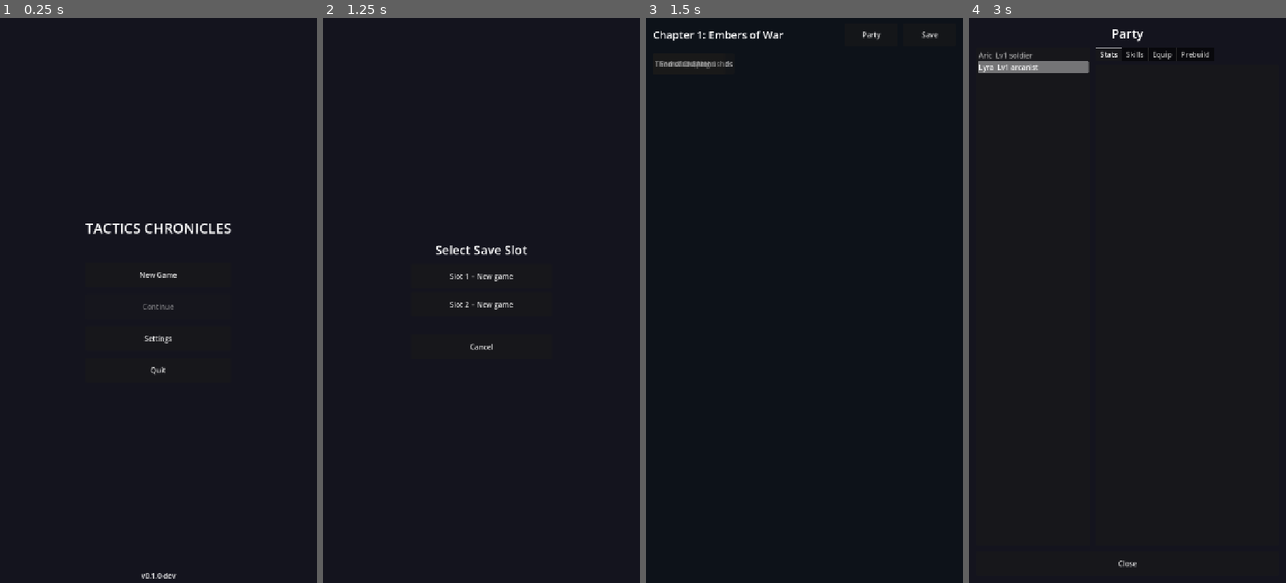
Above: before the commit, frames 1-4 (left to right).
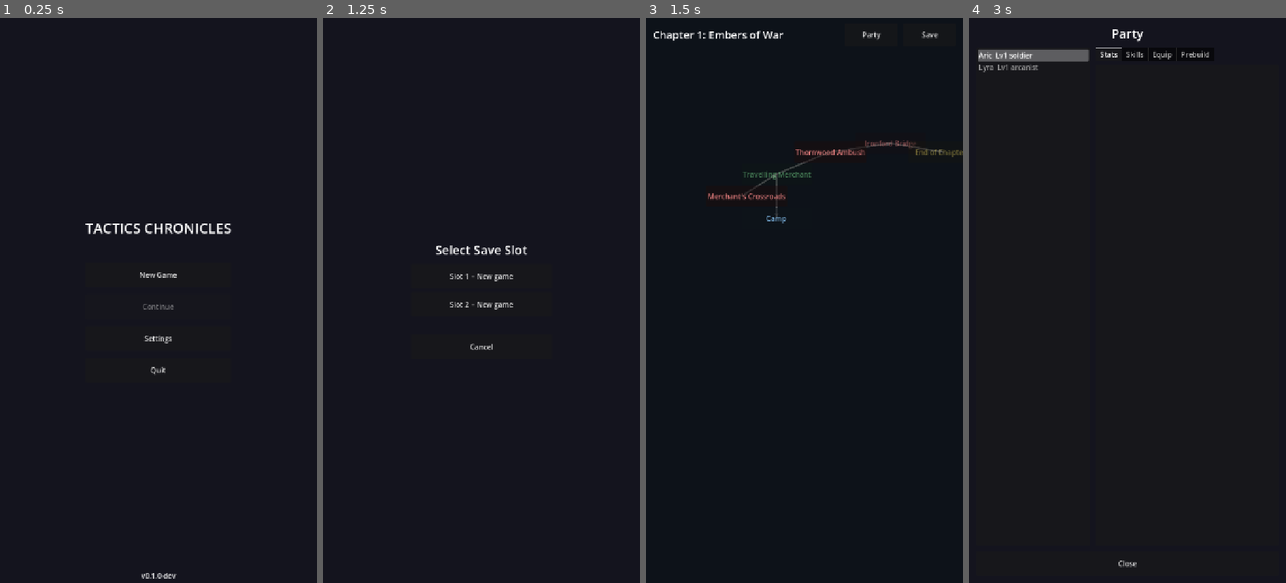
Above: after the commit, the same moments.

Repository: GetFunctMaddMatt/Claude
Game: Godot game, scene res://scenes/MainMenu.tscn
Same seed, same stepped clock (60 frames per second), same inputs: the game is played once before the commit and once after it.
Inputs:
- Up to frame 1 (0.25 s): no input
- Up to frame 2 (1.25 s): click "New Game" at 0.5 s
- Up to frame 3 (1.5 s): click "New Game" at 1.25 s
- Up to frame 4 (3 s): click "Party" at 2 s; click "Merchant's Crossroads" at 2.75 s

Frames 1-2 are identical in both runs. In frame 3, 1.2% of the frame differs, in the area x 2-100%, y 7-37%; in frame 4, 1.4%, in the area x 2-38%, y 5-10%.
Error in both runs: Trying to assign a non-object value to a variable of type 'Unit.gd'. (res://scripts/ui/PartyScreen.gd:52)

Commit message:
fix(overworld): position node map buttons from map_pos, draw edges
Buttons were all stacking at (0,0) because _create_map_node never
read the map_pos field from campaign.json. Fixes:

- Read node_def["map_pos"] and set btn.position so each node lands
  at its authored screen coordinate.
- Add MapEdgeDrawer (new Control/script, rendered behind buttons)
  that draws directional arrows between connected nodes; completed
  edges render in green, locked ones in grey.
- Color-code buttons by type: battle=red, shop=green, camp=blue,
  story=gold; completed nodes are darkened.

https://claude.ai/code/session_0114YNvNtyu3wud3TocobKKq

Diff:
--- /dev/null
+++ b/tactics_chronicles/scripts/overworld/MapEdgeDrawer.gd
@@ -0,0 +1,23 @@
+extends Control
+## Draws connection lines between campaign nodes on the overworld map.
+## Added as a child of NodeMap by Overworld._build_node_map() so it renders
+## behind the buttons. Call setup() to supply edge data, then queue_redraw().
+
+var _edges: Array = []  # Array of {from: Vector2, to: Vector2, complete: bool}
+
+func setup(edge_list: Array) -> void:
+	_edges = edge_list
+	queue_redraw()
+
+func _draw() -> void:
+	for edge in _edges:
+		var color = Color(0.3, 0.8, 0.3, 0.75) if edge.get("complete", false) \
+				else Color(0.55, 0.55, 0.55, 0.55)
+		draw_line(edge["from"], edge["to"], color, 2.5, true)
+		# Arrow head -- small filled triangle at the destination end
+		var dir   = (edge["to"] - edge["from"]).normalized()
+		var perp  = Vector2(-dir.y, dir.x)
+		var tip   = edge["to"]
+		var left  = tip - dir * 10.0 + perp * 5.0
+		var right = tip - dir * 10.0 - perp * 5.0
+		draw_colored_polygon(PackedVector2Array([tip, left, right]), color)
--- a/tactics_chronicles/scripts/overworld/Overworld.gd
+++ b/tactics_chronicles/scripts/overworld/Overworld.gd
@@ -2,8 +2,9 @@
 ## Overworld map screen: chapters as node graphs.
 ## Player taps a node to advance (battle, shop, camp, story).
 
-const PARTY_SCREEN_SCENE = preload("res://scenes/PartyScreen.tscn")
-const SHOP_SCREEN_SCENE  = preload("res://scenes/ShopScreen.tscn")
+const PARTY_SCREEN_SCENE  = preload("res://scenes/PartyScreen.tscn")
+const SHOP_SCREEN_SCENE   = preload("res://scenes/ShopScreen.tscn")
+const MAP_EDGE_DRAWER_SCR = preload("res://scripts/overworld/MapEdgeDrawer.gd")
 
 @onready var node_map:       Control = $UI/Root/NodeMap
 @onready var chapter_label:  Label   = $UI/Root/TopBar/ChapterLabel
@@ -28,19 +29,63 @@
 	EventBus.chapter_started.emit(chapter_id)
 
 func _build_node_map() -> void:
-	# TODO: position node buttons from node_def["map_pos"]; draw edges
 	for child in node_map.get_children():
 		child.queue_free()
-	for node_def in _chapter_data.get("nodes", []):
-		_create_map_node(node_def)
+
+	# Index node defs by id for edge building.
+	var by_id: Dictionary = {}
+	for nd in _chapter_data.get("nodes", []):
+		by_id[nd["id"]] = nd
+
+	# Draw edges first so they sit behind buttons.
+	var btn_size := Vector2(160.0, 48.0)
+	var half     := btn_size * 0.5
+	var edges:   Array = []
+	for nd in _chapter_data.get("nodes", []):
+		var raw_from = nd.get("map_pos", [0, 0])
+		var from_center = Vector2(raw_from[0], raw_from[1]) + half
+		var from_complete = GameState.is_battle_complete(nd.get("map_id", ""))
+		for next_id in nd.get("unlock_next", []):
+			if not by_id.has(next_id): continue
+			var raw_to = by_id[next_id].get("map_pos", [0, 0])
+			var to_center = Vector2(raw_to[0], raw_to[1]) + half
+			edges.append({ "from": from_center, "to": to_center,
+					"complete": from_complete })
+
+	var drawer := Control.new()
+	drawer.set_script(MAP_EDGE_DRAWER_SCR)
+	drawer.set_anchors_and_offsets_preset(Control.PRESET_FULL_RECT)
+	drawer.mouse_filter = Control.MOUSE_FILTER_IGNORE
+	node_map.add_child(drawer)
+	drawer.setup(edges)
+
+	# Add positioned buttons on top.
+	for nd in _chapter_data.get("nodes", []):
+		_create_map_node(nd)
 
 func _create_map_node(node_def: Dictionary) -> void:
-	var btn = Button.new()
+	var btn  := Button.new()
+	var pos  := node_def.get("map_pos", [0, 0])
+	var type := node_def.get("type", "")
+
 	btn.text = node_def.get("label", node_def["id"])
 	btn.custom_minimum_size = Vector2(160, 48)
+	btn.position = Vector2(pos[0], pos[1])
+
+	# Color-code by node type so the player can read the map at a glance.
+	match type:
+		"battle": btn.modulate = Color(1.0, 0.55, 0.55)   # red tint
+		"shop":   btn.modulate = Color(0.55, 1.0, 0.65)   # green tint
+		"camp":   btn.modulate = Color(0.55, 0.80, 1.0)   # blue tint
+		"story":  btn.modulate = Color(1.0, 0.90, 0.40)   # gold tint
+
+	var complete   := GameState.is_battle_complete(node_def.get("map_id", ""))
+	var reachable  := _is_node_reachable(node_def["id"])
+	btn.disabled = complete or not reachable
+	if complete:
+		btn.modulate = btn.modulate.darkened(0.45)
+
 	btn.pressed.connect(_on_node_pressed.bind(node_def["id"]))
-	var complete = GameState.is_battle_complete(node_def.get("map_id", ""))
-	btn.disabled = complete or not _is_node_reachable(node_def["id"])
 	node_map.add_child(btn)
 
 func _is_node_reachable(node_id: String) -> bool:
